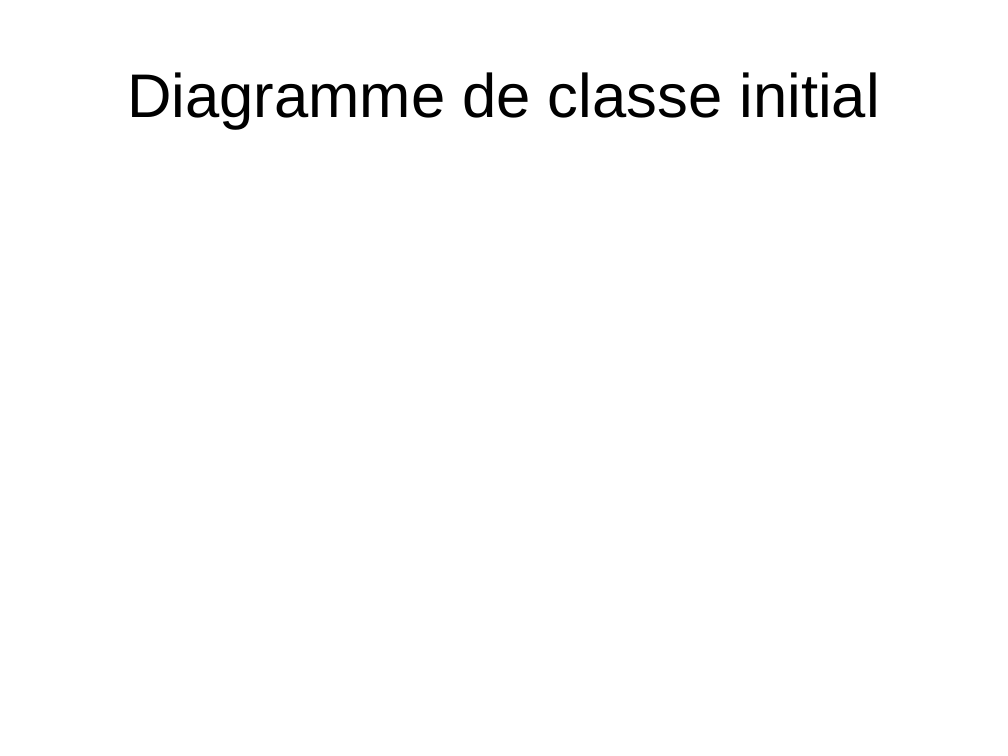
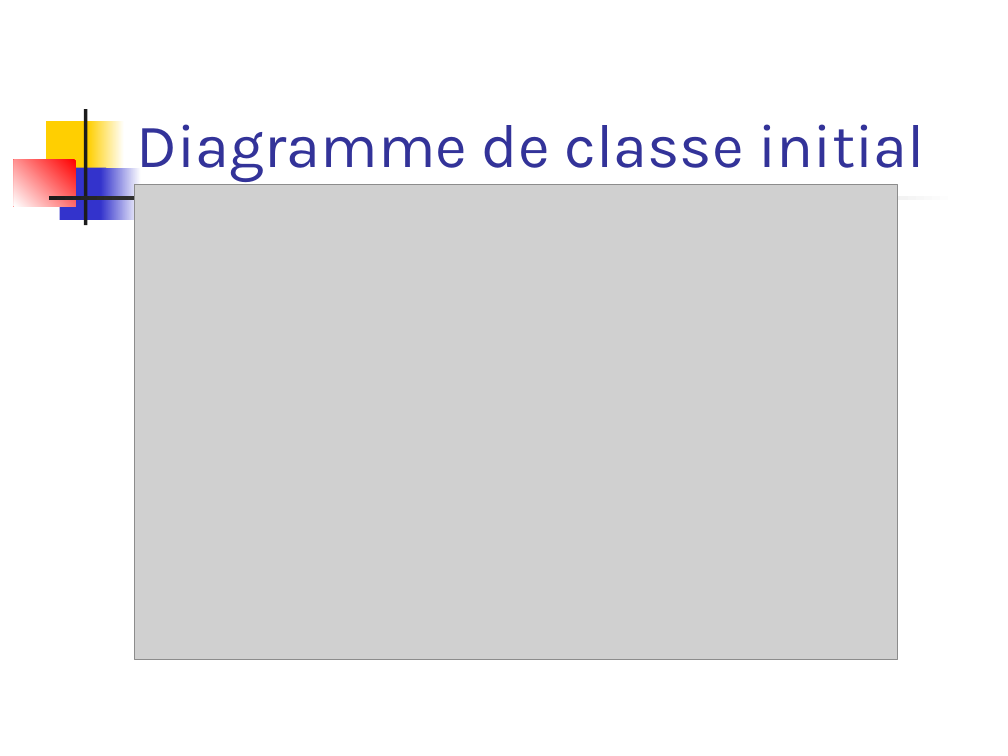
Before and after one commit to becharib/Calendar, a slide deck: slide 5 of Présentation/Soutenance projet.ppt (slide 4 before the commit). Drawn at 1008x756 pixels with LibreOffice and Linux fonts; fonts in the diff are those of the drawing; grey boxes stand for pictures. Boxes give left, top, right and bottom in pixels: in the first picture for what was removed or moved away, otherwise in the second. Text is boxed around its words. In the diff, an @@ line names an element or a change of style, - is before the commit and + after.

```diff
--- a/Présentation/Soutenance projet.ppt
+++ b/Présentation/Soutenance projet.ppt
@@ title "Diagramme de classe initial": place and size @@
-title "Diagramme de classe initial" at (127,72,880,129)
+title "Diagramme de classe initial" at (137,124,924,182)
@@ title "Diagramme de classe initial" at (137,124,924,182): font Arial to Karla, text colour #000000 to #333399; alignment centre to left; vertical alignment middle to bottom @@
@@ rectangle added at (84,109,87,225), fill #1C1C1C @@
@@ rectangle added at (46,121,95,173), fill #FFCF01 @@
@@ rectangle added at (89,121,125,173), fill gradient #FFFFFF to #FFCF01 @@
@@ rectangle added at (14,159,76,206), fill gradient #FF0000 to #FFFFFF @@
@@ rectangle added at (59,167,106,220), fill #3333CC @@
@@ rectangle added at (101,167,141,220), fill gradient #FFFFFF to #3333CC @@
@@ rectangle added at (48,197,956,200), fill gradient #FFFFFF to #1C1C1C @@
@@ picture added at (134,184,897,659) @@
```
Also in this commit, not shown: 4 other slides changed, 9 slides added.
